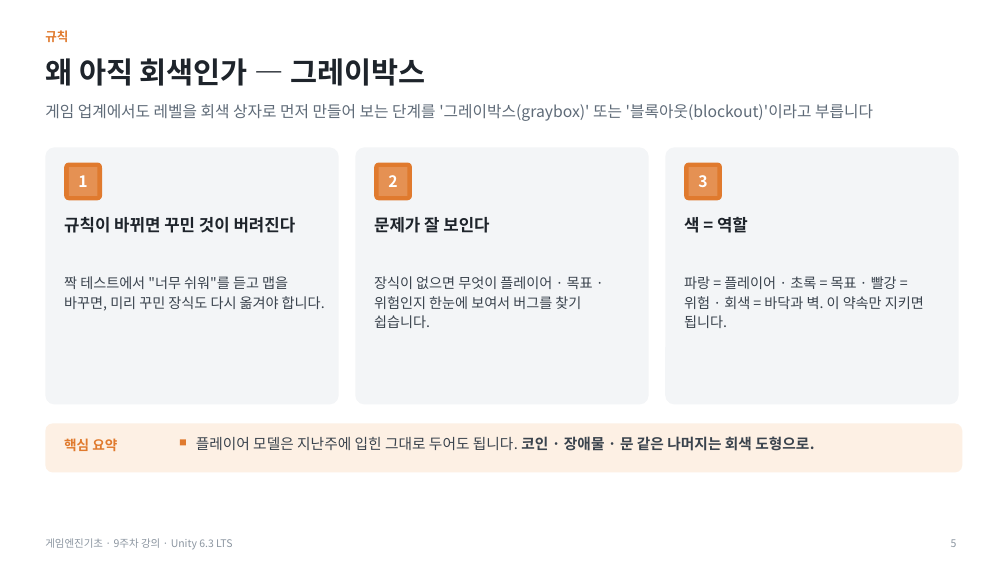
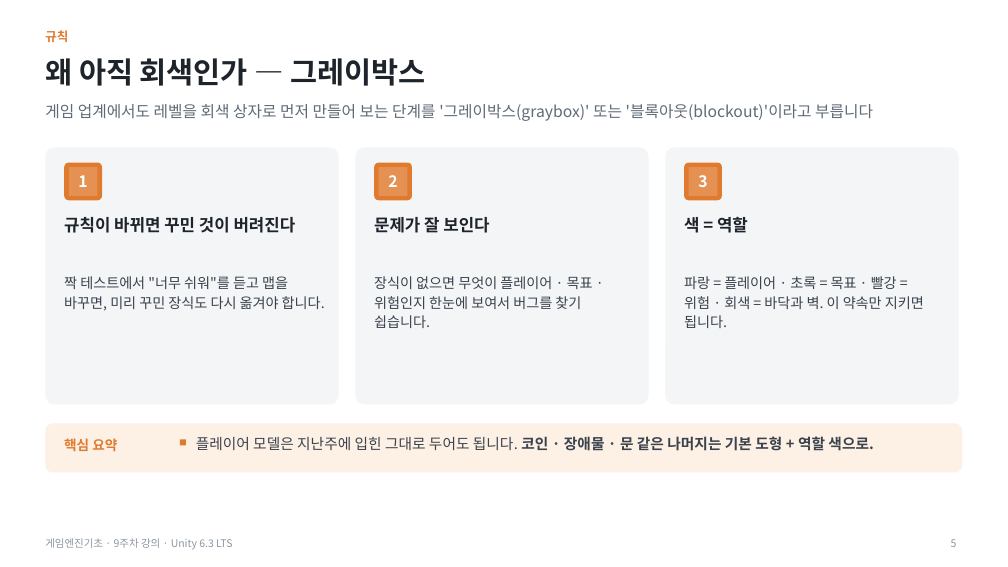
Before and after one commit to iplay-garden/game-engine-basics, a slide deck: slide 5 of 9주차/한국어/게임엔진기초_9주차_오프라인_강의슬라이드.pptx. Drawn at 1008x567 pixels with LibreOffice and Linux fonts; fonts in the diff are those of the drawing. Boxes give left, top, right and bottom in pixels: in the first picture for what was removed or moved away, otherwise in the second. Text is boxed around its words. In the diff, an @@ line names an element or a change of style, - is before the commit and + after.

```diff
--- a/9주차/한국어/게임엔진기초_9주차_오프라인_강의슬라이드.pptx
+++ b/9주차/한국어/게임엔진기초_9주차_오프라인_강의슬라이드.pptx
@@ text at (x1=196, y1=436, x2=874, y2=451): text changed; bold on @@
-플레이어 모델은 지난주에 입힌 그대로 두어도 됩니다. 코인 · 장애물 · 문 같은 나머지는 회색 도형으로.
+플레이어 모델은 지난주에 입힌 그대로 두어도 됩니다. 코인 · 장애물 · 문 같은 나머지는 기본 도형 + 역할 색으로.
```
Also in this commit, not shown: 4 other slides changed, 2 other files.
